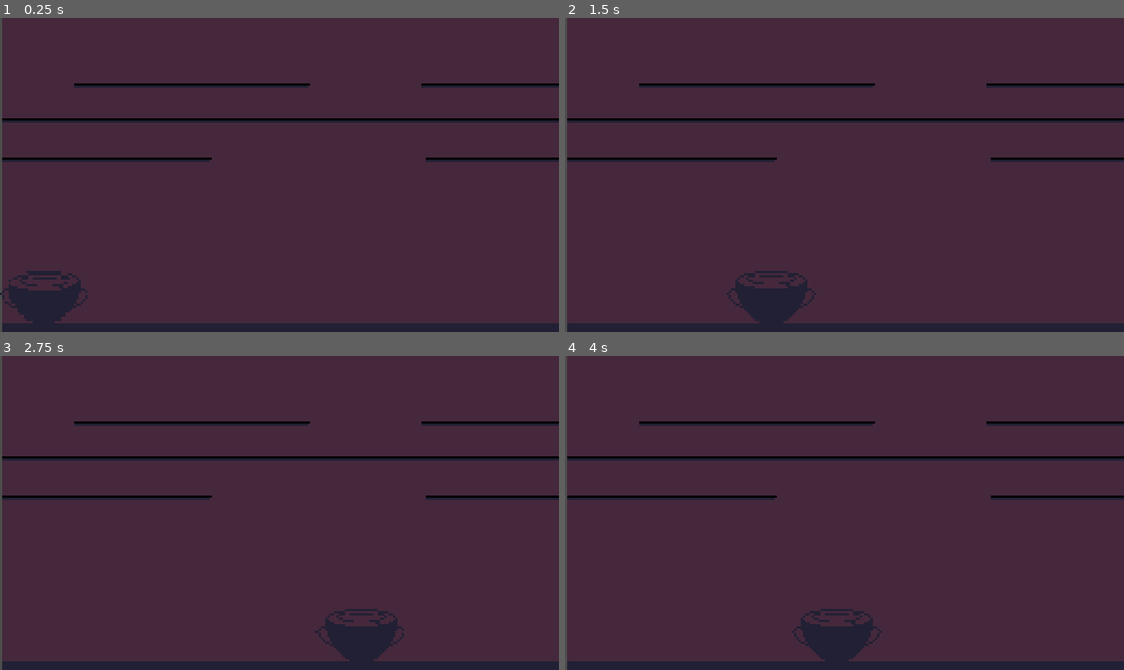
Above: before the commit, frames 1-4 (two rows, left to right).
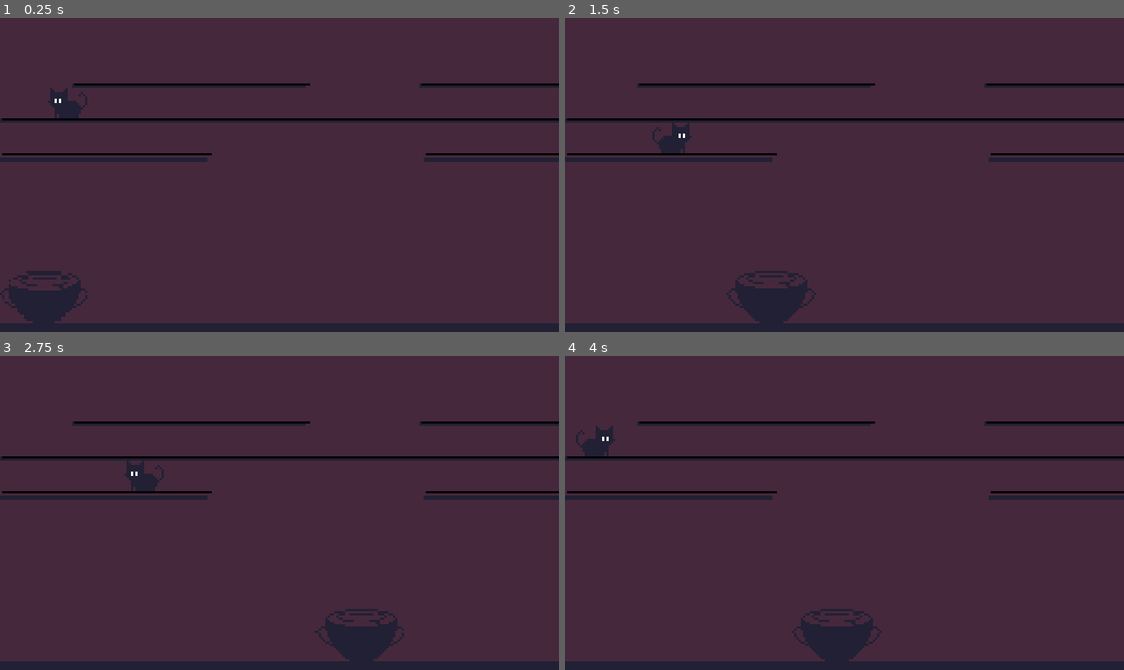
Above: after the commit, the same moments.

Repository: Bazooh/BlackCatJam
Game: Godot game, scene res://level/level.tscn
The game is run twice, just before and just after one commit, with the same random seed, the same clock (stepped at 60 frames per second) and the same inputs.
Inputs:
- Up to frame 1 (0.25 s): no input
- Up to frame 2 (1.5 s): hold Right (right) 0.53-1.28 s; hold S (down) from 1.28 s (still down)
- Up to frame 3 (2.75 s): release S (down) at 2.03 s; hold Right (right) from 2.03 s (still down)
- Up to frame 4 (4 s): release Right (right) at 2.78 s; hold W (up) 2.78-3.53 s; hold A (left) from 3.53 s (still down)

The runs differ from the first frame. In frame 1, 1.6% of the frame differs, in the area x 0-100%, y 0-100%; in frame 2, 1.6%; in frame 3, 1.6%; in frame 4, 1.6%.

Commit message:
cat movement

Diff:
--- a/entities/cat.gd
+++ b/entities/cat.gd
@@ -1,14 +1,43 @@
 class_name Cat extends Area2D
 
-var moving : bool = true
-var speed : float = 10
-var direction : int = 1
+
+const PLATFORM_MARGIN = 16
+const N_PLATFORMS = 3
 
 
-func _process(delta):
-	if moving:
-		position.x += speed * direction * delta
+var moving: bool = true
+var jump := false
+@export var speed: float = 50
+@export var direction: int = 1
+@export var platform: int = 1
+
+@onready var check_holes: Area2D = $CheckHoles
 
 
 func change_direction():
 	direction *= -1
+	scale.x = direction
+
+
+func has_platform_below() -> bool:
+	for area: Area2D in check_holes.get_overlapping_areas():
+		if area.is_in_group("Platform"):
+			return true
+	return false
+
+
+func _physics_process(delta):
+	if moving:
+		position.x += speed * direction * delta
+
+	if Input.is_action_just_pressed("up") and platform < N_PLATFORMS - 1:
+		platform += 1
+		position.y -= PLATFORM_MARGIN
+		jump = true
+	elif Input.is_action_just_pressed("down") and platform > 0:
+		platform -= 1
+		position.y += PLATFORM_MARGIN
+		jump = true
+
+	if not has_platform_below():
+		change_direction()
--- a/entities/cat.tscn
+++ b/entities/cat.tscn
@@ -1,10 +1,13 @@
-[gd_scene load_steps=4 format=3 uid="uid://ddybujrdaso0e"]
+[gd_scene load_steps=5 format=3 uid="uid://ddybujrdaso0e"]
 
 [ext_resource type="Script" path="res://entities/cat.gd" id="1_lfknh"]
 [ext_resource type="Texture2D" uid="uid://df5q2k0k8heum" path="res://art/temp_cat.png" id="2_ab1a4"]
 
 [sub_resource type="RectangleShape2D" id="RectangleShape2D_xvb2g"]
 size = Vector2(18, 16)
+
+[sub_resource type="CircleShape2D" id="CircleShape2D_y8ipe"]
+radius = 2.0
 
 [node name="Cat" type="Area2D"]
 script = ExtResource("1_lfknh")
@@ -14,3 +17,11 @@
 
 [node name="CollisionShape2D" type="CollisionShape2D" parent="."]
 shape = SubResource("RectangleShape2D_xvb2g")
+
+[node name="CheckHoles" type="Area2D" parent="."]
+
+[node name="CollisionShape2D" type="CollisionShape2D" parent="CheckHoles"]
+position = Vector2(11, 8)
+shape = SubResource("CircleShape2D_y8ipe")
+
+[connection signal="area_exited" from="CheckHoles" to="." method="_on_check_holes_area_exited"]
--- a/level/level.tscn
+++ b/level/level.tscn
@@ -1,16 +1,19 @@
-[gd_scene load_steps=4 format=3 uid="uid://nalu1nrl7o5b"]
+[gd_scene load_steps=5 format=3 uid="uid://nalu1nrl7o5b"]
 
 [ext_resource type="Texture2D" uid="uid://bhiyt42ads85e" path="res://art/temp_BG.png" id="2_3ca08"]
 [ext_resource type="PackedScene" path="res://entities/witch.tscn" id="2_b1rdj"]
+[ext_resource type="PackedScene" uid="uid://ddybujrdaso0e" path="res://entities/cat.tscn" id="2_xf2dh"]
 [ext_resource type="PackedScene" uid="uid://csldkyurs58iy" path="res://level/platform.tscn" id="3_p1400"]
 
 [node name="Node2D" type="Node2D"]
 
 [node name="BG" type="Sprite2D" parent="."]
 z_index = -5
-position = Vector2(1, 0)
 texture = ExtResource("2_3ca08")
 centered = false
+
+[node name="Cat" parent="." instance=ExtResource("2_xf2dh")]
+position = Vector2(42, 39)
 
 [node name="Witch" parent="." instance=ExtResource("2_b1rdj")]
 
@@ -29,9 +32,9 @@
 scale = Vector2(25.68, 1)
 
 [node name="Platform4" parent="Platforms" instance=ExtResource("3_p1400")]
-position = Vector2(49, 65)
+position = Vector2(49, 63)
 scale = Vector2(9.52, 1)
 
 [node name="Platform5" parent="Platforms" instance=ExtResource("3_p1400")]
-position = Vector2(226, 65)
+position = Vector2(226, 63)
 scale = Vector2(6.28, 1)
--- a/level/platform.tscn
+++ b/level/platform.tscn
@@ -11,7 +11,7 @@
 gradient = SubResource("Gradient_jlb0o")
 width = 10
 
-[node name="Platform" type="Area2D"]
+[node name="Platform" type="Area2D" groups=["Platform"]]
 
 [node name="CollisionShape2D" type="CollisionShape2D" parent="."]
 shape = SubResource("SegmentShape2D_dg8r8")
Renamed: entities/items/touch_effects/drop.gd -> entities/items/effects/drop.gd
